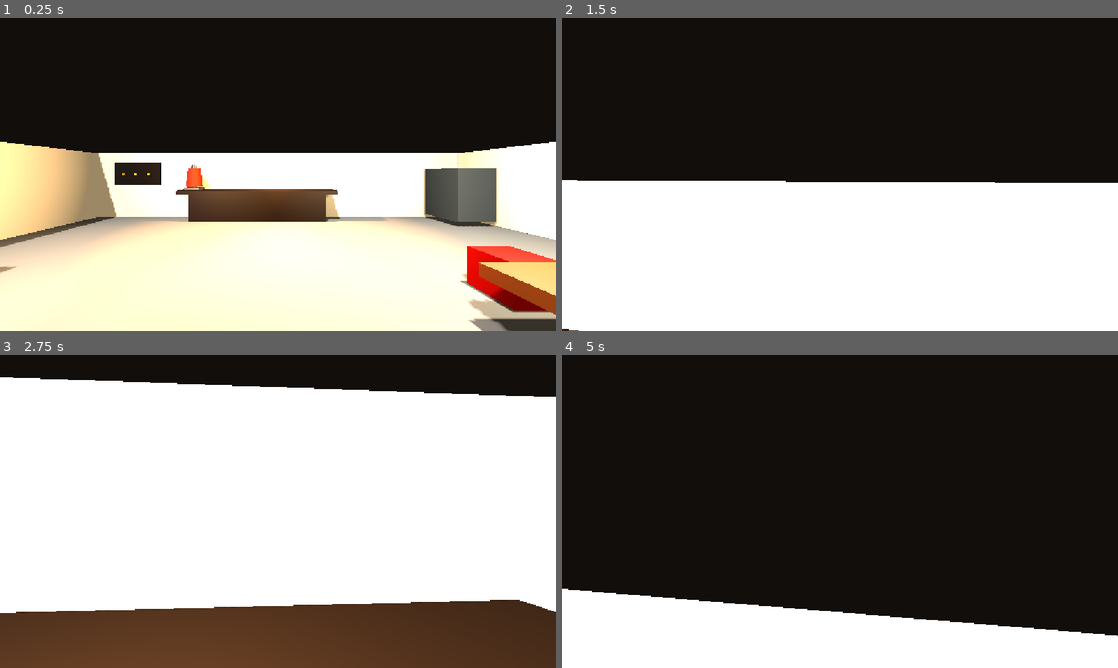
Above: before the commit, frames 1-4 (two rows, left to right).
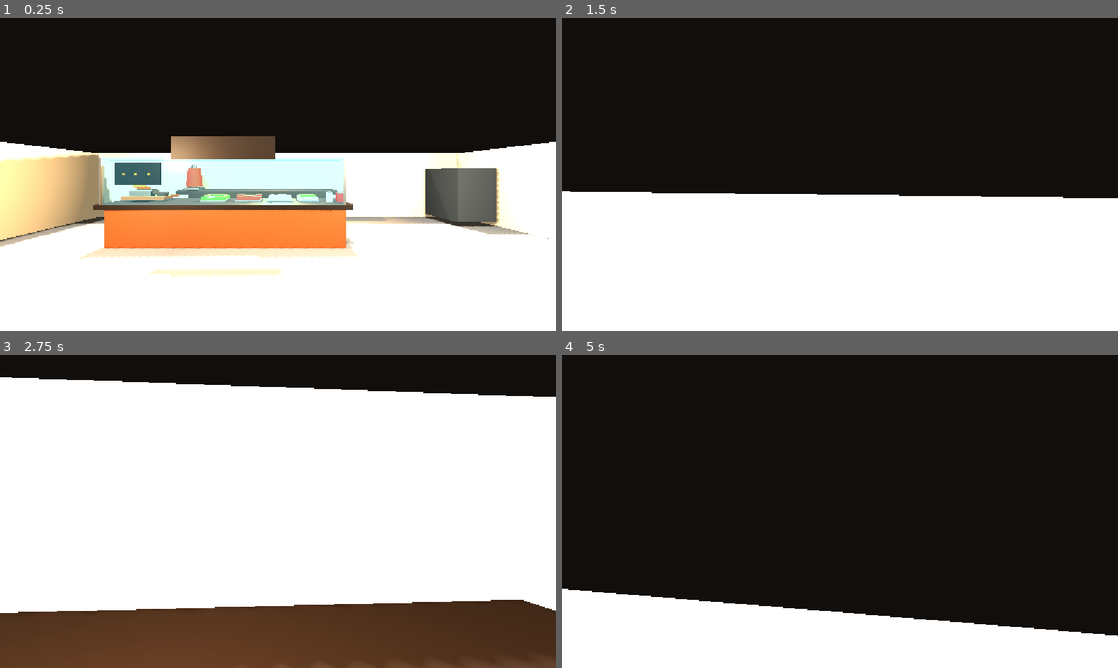
Above: after the commit, the same moments.

Repository: leon-beyleroglu/kebabcity
Game: Godot game, scene res://kebab_shop.tscn
The game is run twice, just before and just after one commit, with the same random seed, the same clock (stepped at 60 frames per second) and the same inputs.
Inputs (mouse positions are in pixels of both pictures, inside the frame that each line leads up to):
- Up to frame 1 (0.25 s): no input
- Up to frame 2 (1.5 s): tap Enter at 0.5 s; move the mouse to (867, 174) at 0.52 s; hold Shift (sprint) 0.53-1.28 s; hold W (move_forward) from 0.53 s (still down); click (867, 174) at 0.67 s; tap Space (jump) at 0.77 s; move the mouse to (812, 174) at 1.27 s; tap Shift (sprint) at 1.35 s
- Up to frame 3 (2.75 s): keep holding W (move_forward); tap Space (jump) at 1.52 s; move the mouse to (289, 505) at 2.02 s; hold Shift (sprint) from 2.03 s (still down)
- Up to frame 4 (5 s): keep holding W (move_forward); tap Space (jump) at 2.75, 3.02, 3.77, 4.52 s; move the mouse to (834, 517) at 2.77 s; release Shift (sprint) at 2.78 s; tap Shift (sprint) at 2.85, 4.35 s; click (834, 517) at 2.92 s; move the mouse to (878, 514) at 3.52 s; hold Shift (sprint) 3.53-4.28 s; tap Enter at 4.25 s; move the mouse to (795, 508) at 4.27 s

The runs differ from the first frame. In frame 1, 37% of the frame differs, in the area x 0-100%, y 37-100%; in frame 2, 4.2%; in frame 3, less than 0.1%; in frame 4, less than 0.1%.

Commit message:
Mehr Licht

Diff:
--- a/kebab_shop.tscn
+++ b/kebab_shop.tscn
@@ -7,10 +7,10 @@
 roughness = 0.9
 
 [sub_resource type="BoxMesh" id="BoxFloor"]
-size = Vector3(18, 0.2, 33.605347)
+size = Vector3(18, 0.2, 22.094177)
 
 [sub_resource type="BoxShape3D" id="ShapeFloor"]
-size = Vector3(18, 0.2, 33.605347)
+size = Vector3(18, 0.2, 22.172668)
 
 [sub_resource type="StandardMaterial3D" id="MatWall"]
 albedo_color = Color(0.78, 0.72, 0.62, 1)
@@ -39,7 +39,7 @@
 size = Vector3(0.25, 3.2, 12)
 
 [sub_resource type="BoxShape3D" id="ShapeCounter"]
-size = Vector3(7.5, 1.15, 1.1)
+size = Vector3(7.0980225, 1.2341797, 1.5786254)
 
 [sub_resource type="StandardMaterial3D" id="StandardMaterial3D_t8aj2"]
 albedo_color = Color(0.12, 0.1, 0.09, 1)
@@ -81,15 +81,10 @@
 radial_segments = 32
 
 [sub_resource type="BoxShape3D" id="ShapeSmall"]
-size = Vector3(1.2991333, 0.8, 1)
-
-[sub_resource type="StandardMaterial3D" id="MatGlass"]
-transparency = 1
-albedo_color = Color(0.18, 0.48, 0.62, 0.22)
-roughness = 0.15
+size = Vector3(0.97171783, 0.8, 1.0048218)
 
 [sub_resource type="StandardMaterial3D" id="StandardMaterial3D_hsot5"]
-albedo_color = Color(0.6627451, 0.61960787, 0.54509807, 1)
+albedo_color = Color(0.78039217, 0.72156864, 0.61960787, 1)
 
 [sub_resource type="StandardMaterial3D" id="MatWood"]
 albedo_color = Color(0.38, 0.2, 0.09, 1)
@@ -122,7 +117,7 @@
 
 [sub_resource type="BoxMesh" id="BoxTestCounter"]
 material = SubResource("MatWood")
-size = Vector3(6.8, 1.2, 1.2)
+size = Vector3(6.8, 1.2, 1.1975342)
 
 [sub_resource type="BoxShape3D" id="ShapeTestCounter"]
 size = Vector3(6.8, 1.2, 1.2)
@@ -130,6 +125,11 @@
 [sub_resource type="BoxMesh" id="BoxTestCounterTop"]
 material = SubResource("MatDark")
 size = Vector3(7.1, 0.14, 1.5)
+
+[sub_resource type="StandardMaterial3D" id="MatGlass"]
+transparency = 1
+albedo_color = Color(0.18, 0.48, 0.62, 0.22)
+roughness = 0.15
 
 [sub_resource type="BoxMesh" id="BoxMesh_ffds4"]
 material = SubResource("MatMetal")
@@ -153,22 +153,54 @@
 emission = Color(0.95, 0.12, 0.02, 1)
 emission_energy_multiplier = 2.2
 
+[sub_resource type="BoxMesh" id="BoxMesh_6pmx1"]
+material = SubResource("MatMetal")
+size = Vector3(1, 0.8, 1.6835938)
+
 [sub_resource type="StandardMaterial3D" id="MatLettuce"]
 albedo_color = Color(0.16, 0.5, 0.08, 1)
 roughness = 0.85
 
+[sub_resource type="BoxMesh" id="BoxMesh_o7dl6"]
+material = SubResource("MatMetal")
+size = Vector3(1, 0.8, 1.9086914)
+
+[sub_resource type="BoxMesh" id="BoxMesh_f6pxk"]
+material = SubResource("MatMetal")
+size = Vector3(1, 0.8, 1.6494141)
+
 [sub_resource type="StandardMaterial3D" id="MatTomato"]
 albedo_color = Color(0.82, 0.1, 0.035, 1)
 roughness = 0.7
 
+[sub_resource type="BoxMesh" id="BoxMesh_tf74o"]
+material = SubResource("MatMetal")
+size = Vector3(1, 0.8, 1.878418)
+
+[sub_resource type="BoxMesh" id="BoxMesh_ipmwm"]
+material = SubResource("MatMetal")
+size = Vector3(1, 0.8, 1.7866211)
+
 [sub_resource type="StandardMaterial3D" id="MatOnion"]
 albedo_color = Color(0.82, 0.62, 0.8, 1)
 roughness = 0.75
 
+[sub_resource type="BoxMesh" id="BoxMesh_p23ri"]
+material = SubResource("MatMetal")
+size = Vector3(1, 0.8, 2.0107422)
+
+[sub_resource type="BoxMesh" id="BoxMesh_nrjn5"]
+material = SubResource("MatMetal")
+size = Vector3(1, 0.8, 1.8110352)
+
 [sub_resource type="StandardMaterial3D" id="MatCabbage"]
 albedo_color = Color(0.72, 0.84, 0.42, 1)
 roughness = 0.85
 
+[sub_resource type="BoxMesh" id="BoxMesh_wuo8e"]
+material = SubResource("MatMetal")
+size = Vector3(1, 0.8, 2.008789)
+
 [sub_resource type="StandardMaterial3D" id="MatSauceWhite"]
 albedo_color = Color(0.94, 0.9, 0.72, 1)
 roughness = 0.45
@@ -177,10 +209,46 @@
 albedo_color = Color(0.72, 0.06, 0.025, 1)
 roughness = 0.45
 
+[sub_resource type="BoxMesh" id="BoxMesh_qromb"]
+material = SubResource("MatMetal")
+size = Vector3(1, 0.8, 2.3588867)
+
+[sub_resource type="BoxMesh" id="BoxMesh_853is"]
+material = SubResource("MatMetal")
+size = Vector3(1, 0.8, 2.7250977)
+
+[sub_resource type="BoxMesh" id="BoxMesh_63lsx"]
+material = SubResource("MatMetal")
+size = Vector3(1.5009766, 0.8, 2.3413086)
+
+[sub_resource type="BoxMesh" id="BoxMesh_wel7i"]
+material = SubResource("MatMetal")
+size = Vector3(1, 0.8, 2.194336)
+
+[sub_resource type="BoxMesh" id="BoxMesh_00dk3"]
+material = SubResource("MatMetal")
+size = Vector3(1.3930664, 0.8, 2.4589844)
+
+[sub_resource type="BoxMesh" id="BoxMesh_au230"]
+material = SubResource("MatMetal")
+size = Vector3(1, 0.8, 2.557129)
+
+[sub_resource type="BoxMesh" id="BoxMesh_brj7t"]
+material = SubResource("MatMetal")
+size = Vector3(1, 0.8, 2.246582)
+
+[sub_resource type="BoxMesh" id="BoxMesh_mqn3m"]
+material = SubResource("MatMetal")
+size = Vector3(1, 0.8, 6.039551)
+
 [sub_resource type="StandardMaterial3D" id="MatCucumber"]
 albedo_color = Color(0.18, 0.34, 0.07, 1)
 roughness = 0.8
 
+[sub_resource type="BoxMesh" id="BoxMesh_3jnfb"]
+material = SubResource("MatMetal")
+size = Vector3(1, 0.8, 4.006714)
+
 [sub_resource type="BoxMesh" id="BoxMesh_v6cui"]
 material = SubResource("MatMetal")
 size = Vector3(1.4320679, 0.8, 1)
@@ -192,14 +260,14 @@
 [node name="KebabShop" type="Node3D" unique_id=559436482]
 
 [node name="Floor" type="MeshInstance3D" parent="." unique_id=2144488617]
-transform = Transform3D(1, 0, 0, 0, 1, 0, 0, 0, 1, 0, 0, 10.802673)
+transform = Transform3D(1, 0, 0, 0, 1, 0, 0, 0, 1, 0, 0, 5.0470886)
 material_override = SubResource("MatFloor")
 mesh = SubResource("BoxFloor")
 
 [node name="FloorCollision" type="StaticBody3D" parent="." unique_id=697040111]
 
 [node name="CollisionShape3D" type="CollisionShape3D" parent="FloorCollision" unique_id=1587773136]
-transform = Transform3D(1, 0, 0, 0, 1, 0, 0, 0, 1, 0, 0, 10.802673)
+transform = Transform3D(1, 0, 0, 0, 1, 0, 0, 0, 1, 0, 0, 5.086334)
 shape = SubResource("ShapeFloor")
 
 [node name="BackWall" type="StaticBody3D" parent="." unique_id=1196200093]
@@ -256,7 +324,7 @@
 transform = Transform3D(1, 0, 0, 0, 1, 0, 0, 0, 1, 0, 0.575, -2.8)
 
 [node name="Collision" type="CollisionShape3D" parent="Counter" unique_id=1274107635]
-transform = Transform3D(1, 0, 0, 0, 1, 0, 0, 0, 1, 0, 0, 1.1886399)
+transform = Transform3D(1, 0, 0, 0, 1, 0, 0, 0, 1, -1.4841237, 0.15831, 0.72233534)
 shape = SubResource("ShapeCounter")
 
 [node name="KitchenBackShelf" type="MeshInstance3D" parent="." unique_id=1005955309]
@@ -315,16 +383,6 @@
 transform = Transform3D(1.5, 0, 0, 0, 2.7, 0, 0, 0, 1.8, 0.35536575, 0, -0.9695904)
 shape = SubResource("ShapeSmall")
 
-[node name="WindowLeft" type="MeshInstance3D" parent="." unique_id=1551778343]
-transform = Transform3D(0.08, 0, 0, 0, 1.2, 0, 0, 0, 3.8, -8.73, 1.75, 1.5)
-material_override = SubResource("MatGlass")
-mesh = SubResource("BoxSmall")
-
-[node name="WindowRight" type="MeshInstance3D" parent="." unique_id=1460546897]
-transform = Transform3D(0.08, 0, 0, 0, 1.2, 0, 0, 0, 3.8, 8.73, 1.75, 1.5)
-material_override = SubResource("MatGlass")
-mesh = SubResource("BoxSmall")
-
 [node name="eingang oben" type="MeshInstance3D" parent="." unique_id=1983536484]
 transform = Transform3D(2.7, 0, 0, 0, 0.55, 0, 0, 0, 0.25, 0, 2.9801617, 5.876078)
 material_override = SubResource("StandardMaterial3D_hsot5")
@@ -334,43 +392,43 @@
 transform = Transform3D(1, 0, 0, 0, 1, 0, 0, 0, 1, -4, 0.8, 1.5)
 
 [node name="Mesh" type="MeshInstance3D" parent="Table1" unique_id=1102744915]
-transform = Transform3D(2.2, 0, 0, 0, 0.25, 0, 0, 0, 1.4, -2.4011502, 0, 0.45780873)
+transform = Transform3D(2.2, 0, 0, 0, 0.25, 0, 0, 0, 1.4, -2.824607, 0, 0.8626642)
 material_override = SubResource("MatWood")
 mesh = SubResource("BoxSmall")
 
 [node name="Collision" type="CollisionShape3D" parent="Table1" unique_id=1909829891]
-transform = Transform3D(2.2, 0, 0, 0, 0.25, 0, 0, 0, 1.4, -2.395092, 0, 0.48070765)
+transform = Transform3D(2.2, 0, 0, 0, 0.25, 0, 0, 0, 1.4, -2.8185487, 0, 0.88556314)
 shape = SubResource("ShapeSmall")
 
 [node name="Table2" type="StaticBody3D" parent="." unique_id=858128262]
 transform = Transform3D(1, 0, 0, 0, 1, 0, 0, 0, 1, 4, 0.8, 1.5)
 
 [node name="Mesh" type="MeshInstance3D" parent="Table2" unique_id=439723037]
-transform = Transform3D(2.2, 0, 0, 0, 0.25, 0, 0, 0, 1.4, 0, 0, 0.45780873)
+transform = Transform3D(2.2, 0, 0, 0, 0.25, 0, 0, 0, 1.4, 2.9572062, 0, 1.2182231)
 material_override = SubResource("MatWood")
 mesh = SubResource("BoxSmall")
 
 [node name="Collision" type="CollisionShape3D" parent="Table2" unique_id=893111253]
-transform = Transform3D(2.2, 0, 0, 0, 0.25, 0, 0, 0, 1.4, 0.01755333, 0.014683247, 0.4483559)
+transform = Transform3D(2.2, 0, 0, 0, 0.25, 0, 0, 0, 1.4, 2.9857154, 0.014683247, 1.2200141)
 shape = SubResource("ShapeSmall")
 
 [node name="Chair1" type="MeshInstance3D" parent="." unique_id=1560673258]
-transform = Transform3D(0.8, 0, 0, 0, 0.9, 0, 0, 0, 0.8, -6.4130826, 0.46468323, 0.39122987)
+transform = Transform3D(0.8, 0, 0, 0, 0.9, 0, 0, 0, 0.8, -6.8365393, 0.46468323, 0.79608536)
 material_override = SubResource("MatRed")
 mesh = SubResource("BoxSmall")
 
 [node name="Chair3" type="MeshInstance3D" parent="." unique_id=818654149]
-transform = Transform3D(0.8, 0, 0, 0, 0.9, 0, 0, 0, 0.8, -6.4130826, 0.46468323, 3.4104571)
+transform = Transform3D(0.8, 0, 0, 0, 0.9, 0, 0, 0, 0.8, -6.8365393, 0.46468323, 3.8153124)
 material_override = SubResource("MatRed")
 mesh = SubResource("BoxSmall")
 
 [node name="Chair2" type="MeshInstance3D" parent="." unique_id=1439333001]
-transform = Transform3D(0.8, 0, 0, 0, 0.9, 0, 0, 0, 0.8, 4, 0.45, 0.7155018)
+transform = Transform3D(0.8, 0, 0, 0, 0.9, 0, 0, 0, 0.8, 6.9572062, 0.45, 1.4759161)
 material_override = SubResource("MatRed")
 mesh = SubResource("BoxSmall")
 
 [node name="Chair4" type="MeshInstance3D" parent="." unique_id=1044669613]
-transform = Transform3D(0.8, 0, 0, 0, 0.9, 0, 0, 0, 0.8, 4, 0.45, 3.2978742)
+transform = Transform3D(0.8, 0, 0, 0, 0.9, 0, 0, 0, 0.8, 6.9572062, 0.45, 4.0582886)
 material_override = SubResource("MatRed")
 mesh = SubResource("BoxSmall")
 
@@ -403,6 +461,21 @@
 light_energy = 0.7
 shadow_enabled = true
 
+[node name="DirectionalLight3D" type="DirectionalLight3D" parent="DirectionalLight3D" unique_id=281869593]
+transform = Transform3D(0.9063077, 0.3461886, -0.2424039, -2.9802322e-08, 0.57357645, 0.819152, 0.42261827, -0.7424039, 0.5198368, 1.6360996, -2.8740988, 2.0124657)
+light_energy = 0.7
+shadow_enabled = true
+
+[node name="DirectionalLight3D" type="DirectionalLight3D" parent="DirectionalLight3D/DirectionalLight3D" unique_id=948741222]
+transform = Transform3D(0.90630776, 0.34618866, -0.24240384, 2.9802322e-08, 0.57357657, 0.819152, 0.42261827, -0.74240386, 0.5198369, -5.6034226, -2.6954665, 1.325706)
+light_energy = 0.7
+shadow_enabled = true
+
+[node name="DirectionalLight3D" type="DirectionalLight3D" parent="DirectionalLight3D/DirectionalLight3D/DirectionalLight3D" unique_id=586079199]
+transform = Transform3D(0.90630776, 0.34618872, -0.24240398, 6.519258e-09, 0.5735764, 0.8191521, 0.4226184, -0.742404, 0.51983666, 7.840241, 8.612196, 4.2206206)
+light_energy = 0.7
+shadow_enabled = true
+
 [node name="Player" type="CharacterBody3D" parent="." unique_id=317042492]
 transform = Transform3D(1, 0, 0, 0, 1, 0, 0, 0, 1, 0, 1.4866173, 4.2)
 script = ExtResource("1_player")
@@ -437,40 +510,14 @@
 
 [node name="Test Ablage" type="Node" parent="." unique_id=1651331433]
 
-[node name="CeilingLight3" type="OmniLight3D" parent="Test Ablage" unique_id=1762253239]
-transform = Transform3D(-1, 0, -8.742277e-08, 0, 1, 0, 8.742277e-08, 0, -1, 4.3881164, 4.059645, 18.912033)
-light_color = Color(1, 0.92, 0.78, 1)
-light_energy = 5.0
-shadow_enabled = true
-omni_range = 8.0
-
-[node name="CeilingLight4" type="OmniLight3D" parent="Test Ablage" unique_id=1991501288]
-transform = Transform3D(-1, 0, -8.742277e-08, 0, 1, 0, 8.742277e-08, 0, -1, -4.00896, 3.4334006, 19.696362)
-light_color = Color(1, 0.82, 0.62, 1)
-light_energy = 5.0
-shadow_enabled = true
-omni_range = 8.0
-
-[node name="CeilingLight2" type="OmniLight3D" parent="Test Ablage" unique_id=669825707]
-transform = Transform3D(-4.3711385e-08, 0, 1, 0, 1, 0, -1, 0, -4.3711385e-08, -4.0660973, 3.3847013, 14.804658)
-light_color = Color(1, 0.92, 0.78, 1)
-light_energy = 5.0
-shadow_enabled = true
-omni_range = 8.0
-
-[node name="CeilingLight1" type="OmniLight3D" parent="Test Ablage" unique_id=816121389]
-transform = Transform3D(-4.3711385e-08, 0, 1, 0, 1, 0, -1, 0, -4.3711385e-08, 3.8186803, 3.3847013, 14.845936)
-light_color = Color(1, 0.82, 0.62, 1)
-light_energy = 5.0
-shadow_enabled = true
-omni_range = 8.0
-
 [node name="Kebab Theke" type="Node3D" parent="Test Ablage" unique_id=261146714]
+transform = Transform3D(1, 0, 0, 0, 1, 0, 0, 0, 1, -1.4902179, 0, -19.116041)
 
 [node name="Thekenkoerper" type="StaticBody3D" parent="Test Ablage/Kebab Theke" unique_id=2127103860]
 transform = Transform3D(1, 0, 0, 0, 1, 0, 0, 0, 1, 0, 0.6, 17)
 
 [node name="Mesh" type="MeshInstance3D" parent="Test Ablage/Kebab Theke/Thekenkoerper" unique_id=617863252]
+transform = Transform3D(1, 0, 0, 0, 1, 0, 0, 0, 1, 0, 0, -0.0012321472)
 mesh = SubResource("BoxTestCounter")
 
 [node name="CollisionShape3D" type="CollisionShape3D" parent="Test Ablage/Kebab Theke/Thekenkoerper" unique_id=1974974666]
@@ -513,44 +560,44 @@
 [node name="Zutaten" type="Node3D" parent="Test Ablage/Kebab Theke" unique_id=1058483079]
 
 [node name="Salatwanne" type="MeshInstance3D" parent="Test Ablage/Kebab Theke/Zutaten" unique_id=1038067378]
-transform = Transform3D(0.78, 0, 0, 0, 0.08, 0, 0, 0, 0.42, -0.45040023, 1.3598785, 17.05)
-material_override = SubResource("MatMetal")
-mesh = SubResource("BoxSmall")
+transform = Transform3D(0.78, 0, 0, 0, 0.08, 0, 0, 0, 0.42, -0.45040023, 1.3598785, 16.906445)
+material_override = SubResource("MatMetal")
+mesh = SubResource("BoxMesh_6pmx1")
 
 [node name="Salat" type="MeshInstance3D" parent="Test Ablage/Kebab Theke/Zutaten" unique_id=794740063]
-transform = Transform3D(0.7, 0, 0, 0, 0.1, 0, 0, 0, 0.34, -0.45040023, 1.4498786, 17.05)
+transform = Transform3D(0.7, 0, 0, 0, 0.1, 0, 0, 0, 0.34, -0.45040023, 1.4498786, 16.895521)
 material_override = SubResource("MatLettuce")
-mesh = SubResource("BoxSmall")
+mesh = SubResource("BoxMesh_o7dl6")
 
 [node name="Tomatenwanne" type="MeshInstance3D" parent="Test Ablage/Kebab Theke/Zutaten" unique_id=174979748]
-transform = Transform3D(0.78, 0, 0, 0, 0.08, 0, 0, 0, 0.42, 0.6067531, 1.3612529, 17.05)
-material_override = SubResource("MatMetal")
-mesh = SubResource("BoxSmall")
+transform = Transform3D(0.78, 0, 0, 0, 0.08, 0, 0, 0, 0.42, 0.6067531, 1.3612529, 16.913622)
+material_override = SubResource("MatMetal")
+mesh = SubResource("BoxMesh_f6pxk")
 
 [node name="Tomaten" type="MeshInstance3D" parent="Test Ablage/Kebab Theke/Zutaten" unique_id=1468185354]
-transform = Transform3D(0.7, 0, 0, 0, 0.1, 0, 0, 0, 0.34, 0.6067531, 1.4512529, 17.05)
+transform = Transform3D(0.7, 0, 0, 0, 0.1, 0, 0, 0, 0.34, 0.6067531, 1.4512529, 16.90067)
 material_override = SubResource("MatTomato")
-mesh = SubResource("BoxSmall")
+mesh = SubResource("BoxMesh_tf74o")
 
 [node name="Zwiebelwanne" type="MeshInstance3D" parent="Test Ablage/Kebab Theke/Zutaten" unique_id=963335762]
-transform = Transform3D(0.78, 0, 0, 0, 0.08, 0, 0, 0, 0.42, 1.55, 1.3601236, 17.05)
-material_override = SubResource("MatMetal")
-mesh = SubResource("BoxSmall")
+transform = Transform3D(0.78, 0, 0, 0, 0.08, 0, 0, 0, 0.42, 1.55, 1.3601236, 16.88481)
+material_override = SubResource("MatMetal")
+mesh = SubResource("BoxMesh_ipmwm")
 
 [node name="Zwiebeln" type="MeshInstance3D" parent="Test Ablage/Kebab Theke/Zutaten" unique_id=1024667507]
-transform = Transform3D(0.7, 0, 0, 0, 0.1, 0, 0, 0, 0.34, 1.55, 1.4501237, 17.05)
+transform = Transform3D(0.7, 0, 0, 0, 0.1, 0, 0, 0, 0.34, 1.55, 1.4501237, 16.878174)
 material_override = SubResource("MatOnion")
-mesh = SubResource("BoxSmall")
+mesh = SubResource("BoxMesh_p23ri")
 
 [node name="Krautwanne" type="MeshInstance3D" parent="Test Ablage/Kebab Theke/Zutaten" unique_id=240952091]
-transform = Transform3D(0.62, 0, 0, 0, 0.08, 0, 0, 0, 0.42, 2.4025977, 1.3576487, 17.05)
-material_override = SubResource("MatMetal")
-mesh = SubResource("BoxSmall")
+transform = Transform3D(0.62, 0, 0, 0, 0.08, 0, 0, 0, 0.42, 2.4025977, 1.3576487, 16.879683)
+material_override = SubResource("MatMetal")
+mesh = SubResource("BoxMesh_nrjn5")
 
 [node name="Kraut" type="MeshInstance3D" parent="Test Ablage/Kebab Theke/Zutaten" unique_id=644870592]
-transform = Transform3D(0.55, 0, 0, 0, 0.1, 0, 0, 0, 0.34, 2.4025977, 1.4476488, 17.05)
+transform = Transform3D(0.55, 0, 0, 0, 0.1, 0, 0, 0, 0.34, 2.4025977, 1.4476488, 16.878506)
 material_override = SubResource("MatCabbage")
-mesh = SubResource("BoxSmall")
+mesh = SubResource("BoxMesh_wuo8e")
 
 [node name="Sossen" type="Node3D" parent="Test Ablage/Kebab Theke/Zutaten" unique_id=2073087439]
 
@@ -575,49 +622,49 @@
 mesh = SubResource("BoxSmall")
 
 [node name="Salatblatt1" type="MeshInstance3D" parent="Test Ablage/Kebab Theke/Zutaten" unique_id=806979065]
-transform = Transform3D(0.23, 0, 0, 0, 0.045, 0, 0, 0, 0.18, -0.82040024, 1.4549345, 16.96)
+transform = Transform3D(0.23, 0, 0, 0, 0.045, 0, 0, 0, 0.18, -0.69287944, 1.4977269, 16.8377)
 material_override = SubResource("MatLettuce")
-mesh = SubResource("BoxSmall")
+mesh = SubResource("BoxMesh_qromb")
 
 [node name="Salatblatt2" type="MeshInstance3D" parent="Test Ablage/Kebab Theke/Zutaten" unique_id=84928169]
-transform = Transform3D(0.2, 0, 0, 0, 0.05, 0, 0, 0, 0.21, -0.3504002, 1.483074, 17.17)
+transform = Transform3D(0.2, 0, 0, 0, 0.05, 0, 0, 0, 0.21, -0.5096102, 1.483074, 16.988865)
 material_override = SubResource("MatCabbage")
-mesh = SubResource("BoxSmall")
+mesh = SubResource("BoxMesh_853is")
 
 [node name="Salatblatt3" type="MeshInstance3D" parent="Test Ablage/Kebab Theke/Zutaten" unique_id=910232682]
-transform = Transform3D(0.22, 0, 0, 0, 0.04, 0, 0, 0, 0.16, -0.20714986, 1.5398786, 16.93)
+transform = Transform3D(0.22, 0, 0, 0, 0.04, 0, 0, 0, 0.16, -0.3507315, 1.5281414, 16.822697)
 material_override = SubResource("MatLettuce")
-mesh = SubResource("BoxSmall")
+mesh = SubResource("BoxMesh_63lsx")
 
 [node name="Tomatenscheibe1" type="MeshInstance3D" parent="Test Ablage/Kebab Theke/Zutaten" unique_id=1388914196]
-transform = Transform3D(0.2, 0, 0, 0, 0.045, 0, 0, 0, 0.18, 0.25675312, 1.5153859, 16.94)
+transform = Transform3D(0.2, 0, 0, 0, 0.045, 0, 0, 0, 0.18, 0.30519223, 1.5061258, 16.83251)
 material_override = SubResource("MatTomato")
-mesh = SubResource("BoxSmall")
+mesh = SubResource("BoxMesh_wel7i")
 
 [node name="Tomatenscheibe2" type="MeshInstance3D" parent="Test Ablage/Kebab Theke/Zutaten" unique_id=1945767559]
-transform = Transform3D(0.18, 0, 0, 0, 0.045, 0, 0, 0, 0.18, 0.62675315, 1.4977825, 17.12)
+transform = Transform3D(0.18, 0, 0, 0, 0.045, 0, 0, 0, 0.18, 0.5913772, 1.4977825, 16.988693)
 material_override = SubResource("MatTomato")
-mesh = SubResource("BoxSmall")
+mesh = SubResource("BoxMesh_00dk3")
 
 [node name="Tomatenscheibe3" type="MeshInstance3D" parent="Test Ablage/Kebab Theke/Zutaten" unique_id=1237888570]
-transform = Transform3D(0.19, 0, 0, 0, 0.045, 0, 0, 0, 0.16, 0.8843197, 1.5251092, 16.94)
+transform = Transform3D(0.19, 0, 0, 0, 0.045, 0, 0, 0, 0.16, 0.8843197, 1.5251092, 16.81543)
 material_override = SubResource("MatTomato")
-mesh = SubResource("BoxSmall")
+mesh = SubResource("BoxMesh_au230")
 
 [node name="Zwiebelstreifen1" type="MeshInstance3D" parent="Test Ablage/Kebab Theke/Zutaten" unique_id=671035391]
-transform = Transform3D(0.1, 0, 0, 0, 0.04, 0, 0, 0, 0.24, 1.3032098, 1.5064337, 17.058908)
+transform = Transform3D(0.1, 0, 0, 0, 0.04, 0, 0, 0, 0.24, 1.3032098, 1.5064337, 16.909319)
 material_override = SubResource("MatOnion")
-mesh = SubResource("BoxSmall")
+mesh = SubResource("BoxMesh_brj7t")
 
 [node name="Zwiebelstreifen2" type="MeshInstance3D" parent="Test Ablage/Kebab Theke/Zutaten" unique_id=688457544]
-transform = Transform3D(0.24, 0, 0, 0, 0.04, 0, 0, 0, 0.09, 1.62, 1.4997025, 17.12)
+transform = Transform3D(0.24, 0, 0, 0, 0.04, 0, 0, 0, 0.09, 1.62, 1.4997025, 16.89322)
 material_override = SubResource("MatOnion")
-mesh = SubResource("BoxSmall")
+mesh = SubResource("BoxMesh_mqn3m")
 
 [node name="Gurkenstreifen" type="MeshInstance3D" parent="Test Ablage/Kebab Theke/Zutaten" unique_id=1695214652]
-transform = Transform3D(0.46, 0, 0, 0, 0.045, 0, 0, 0, 0.13, 2.4025977, 1.5145949, 16.98)
+transform = Transform3D(0.46, 0, 0, 0, 0.045, 0, 0, 0, 0.13, 2.4025977, 1.5145949, 16.84593)
 material_override = SubResource("MatCucumber")
-mesh = SubResource("BoxSmall")
+mesh = SubResource("BoxMesh_3jnfb")
 
 [node name="Seitenkasse" type="StaticBody3D" parent="Test Ablage/Kebab Theke" unique_id=806556078]
 transform = Transform3D(1, 0, 0, 0, 1, 0, 0, 0, 1, 4.02, 1.3, 16.68)
@@ -628,7 +675,7 @@
 mesh = SubResource("BoxMesh_v6cui")
 
 [node name="CollisionShape3D" type="CollisionShape3D" parent="Test Ablage/Kebab Theke/Seitenkasse" unique_id=823446477]
-transform = Transform3D(0.9, 0, 0, 0, 0.1, 0, 0, 0, 0.9, -6.5786104, 0.20328712, 0)
+transform = Transform3D(0.9, 0, 0, 0, 0.1, 0, 0, 0, 0.9, -6.6086445, 0.20328712, 0.07520127)
 shape = SubResource("ShapeSmall")
 
 [node name="Kassenblock" type="MeshInstance3D" parent="Test Ablage/Kebab Theke/Seitenkasse" unique_id=2130210358]
